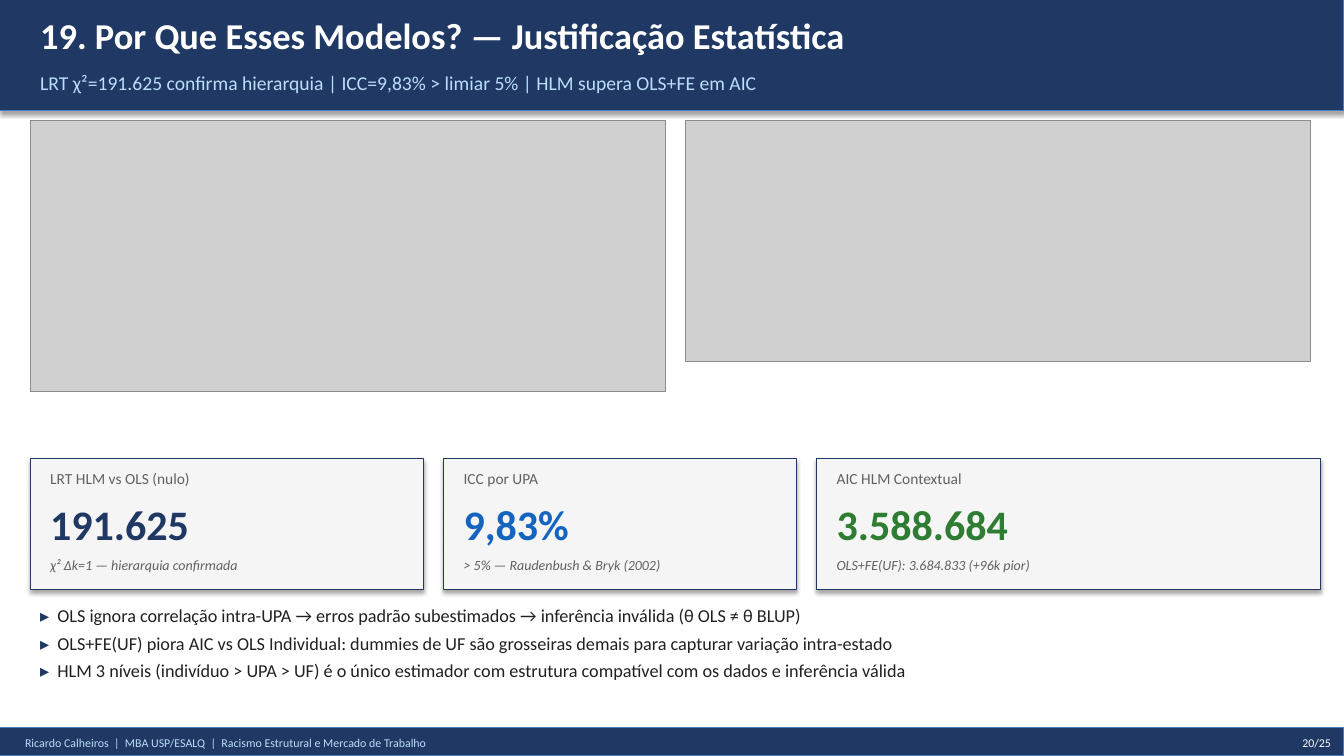
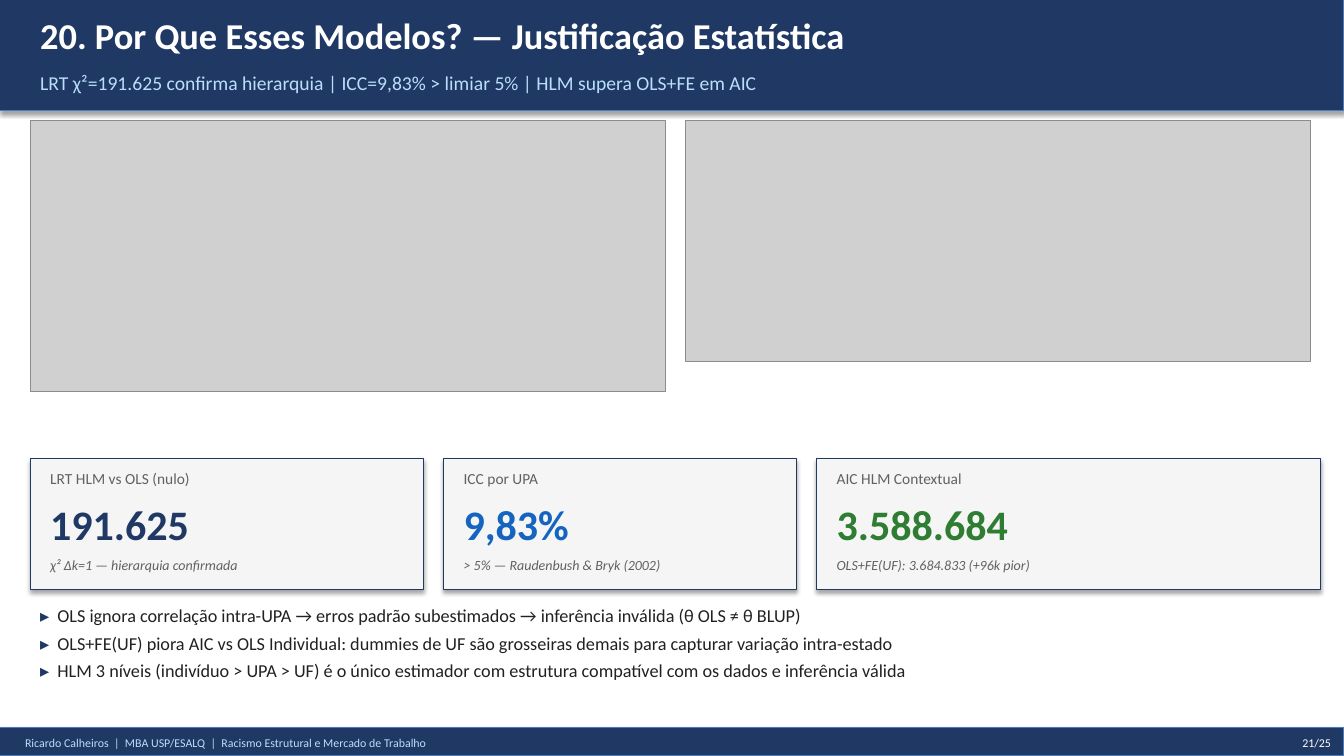
Before and after one commit to rickinrj-ux/ProjetoRacismoPNAD, a slide deck: slide 21 of apresentacao_tcc.pptx (slide 20 before the commit). Drawn at 1344x756 pixels with LibreOffice and Linux fonts; fonts in the diff are those of the drawing; grey boxes stand for pictures. Boxes give left, top, right and bottom in pixels: in the first picture for what was removed or moved away, otherwise in the second. Text is boxed around its words. In the diff, an @@ line names an element or a change of style, - is before the commit and + after.

```diff
--- a/apresentacao_tcc.pptx
+++ b/apresentacao_tcc.pptx
@@ text at bbox=[40, 23, 845, 55]: text changed @@
-19. Por Que Esses Modelos? — Justificação Estatística
+20. Por Que Esses Modelos? — Justificação Estatística
@@ text at bbox=[1302, 739, 1331, 748]: text changed @@
-20/25
+21/25
```
Also in this commit, not shown: 8 other slides changed, 1 slide added, 1 other file.
